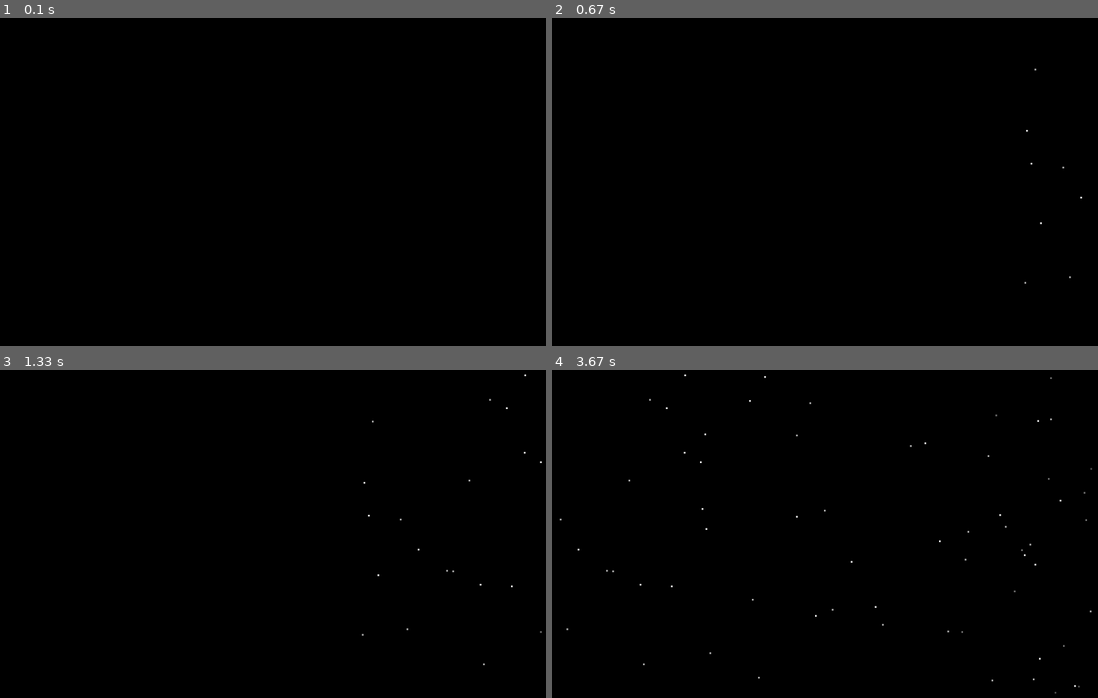
Above: before the commit, frames 1-4 (two rows, left to right).
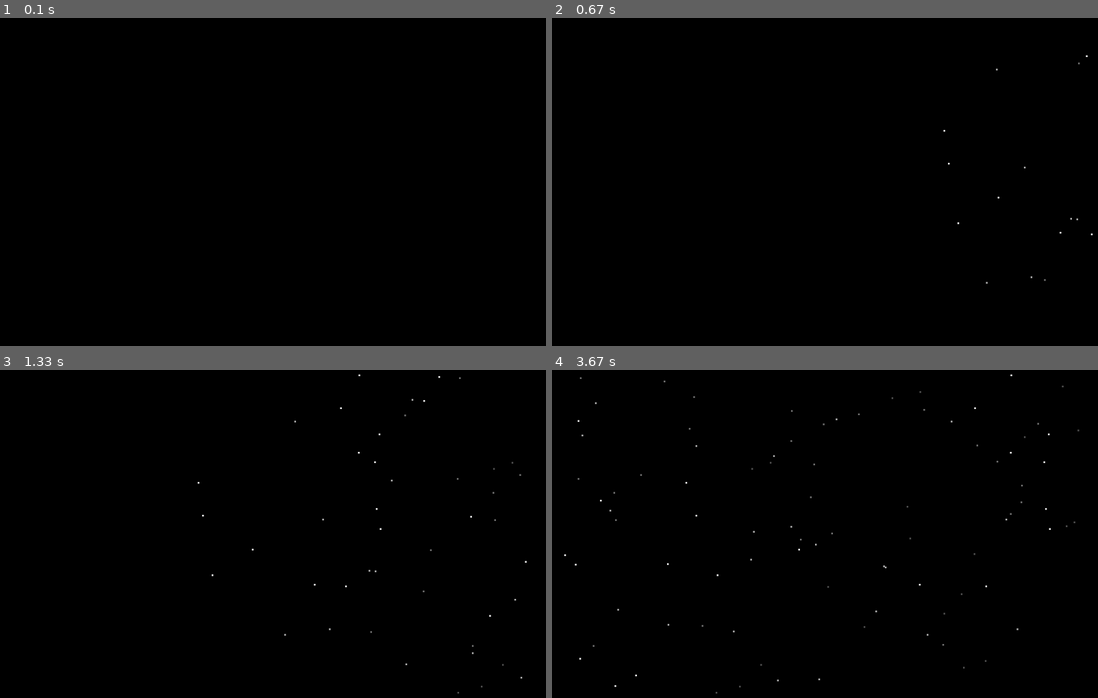
Above: after the commit, the same moments.

Repository: hlubenow/pygame_experiments
Game: pygame game, started from horizontal_starfield.py/horizontal_starfield.py
Two runs of this game, one before a commit and one after it. Both use one fixed random seed, a clock stepped at 60 frames per second and the inputs below.
Inputs:
- Up to frame 1 (0.1 s): no input
- Up to frame 2 (0.67 s): no input
- Up to frame 3 (1.33 s): no input
- Up to frame 4 (3.67 s): no input

Frame 1 is identical in both runs. In frame 2, less than 0.1% of the frame differs, in the area x 71-100%, y 11-82%; in frame 3, 0.2%; in frame 4, 0.4%, in the area x 1-99%, y 1-99%.

Commit message:
Add files via upload

Diff:
--- a/horizontal_starfield.py/horizontal_starfield.py
+++ b/horizontal_starfield.py/horizontal_starfield.py
@@ -1,4 +1,4 @@
-#!/usr/bin/python
+#!/usr/bin/python3
 # coding: utf-8
 
 """
@@ -28,7 +28,6 @@
 
 SCALEFACTOR = 3
 FPS         = 50
-SPEEDSETTING = 0
 
 STARS_PER_GROUP = 30
 
@@ -50,16 +49,15 @@
 
 class Star:
 
-    def __init__(self, env_, color, position, delay, accel):
+    def __init__(self, env_, color, position, speed):
         self.env_      = env_
         self.surface   = pygame.Surface((SCALEFACTOR, SCALEFACTOR))
         self.surface   = self.surface.convert()
         self.rect      = self.surface.get_rect()
+        self.speed     = speed
         self.posx      = position[0]
         self.initposx  = self.posx
         self.posy      = position[1]
-        self.delaytime = delay + SPEEDSETTING
-        self.accel     = accel
         self.surface.fill(color)
         self.timer     = pygame.time.get_ticks()
 
@@ -70,14 +68,11 @@
         else:
             return False
 
-    def moveLeft(self, currenttime):
-        if currenttime - self.timer < self.delaytime:
-            return
-        self.posx -= self.accel * SCALEFACTOR
+    def moveLeft(self, clocktick):
+        self.posx -= self.speed * SCALEFACTOR
         if self.posx < 0:
             self.posx = self.initposx
         self.rect.topleft = (self.posx, self.posy)
-        self.timer = currenttime
 
     def draw(self, screen):
         screen.blit(self.surface, self.rect)
@@ -95,13 +90,12 @@
         self.running = True
 
         while self.running:
-            self.clock.tick(FPS)
-            self.timer = pygame.time.get_ticks()
+            self.clocktick = self.clock.tick(FPS)
             if self.processEvents() == "quit":
                 self.running = False
             self.screen.fill(BLACK)
             for star in self.starfield:
-                star.moveLeft(self.timer)
+                star.moveLeft(self.clocktick)
                 if star.inScreenRange():
                     star.draw(self.screen)
             pygame.display.flip()
@@ -113,8 +107,7 @@
         colors = []
         for i in (85, 119, 187, 255):
             colors.append((i, i, i))
-        delays = (100, 50, 20, 0)
-        accel  = (2, 2, 2, 2)
+        speeds = [1.5, 2.2, 2.7, 3.5]
         h = {}
         for g in range(4):
             for n in range(STARS_PER_GROUP):
@@ -125,7 +118,7 @@
                 while y in h:
                     y = self.env_.pc_borderheight + random.randrange(self.env_.pc_paperheight)
                 h[y] = 1
-                self.starfield.append(Star(self.env_, colors[g], (x, y), delays[g], accel[g]))
+                self.starfield.append(Star(self.env_, colors[g], (x, y), speeds[g]))
 
     def processEvents(self):
         pygame.event.pump()
